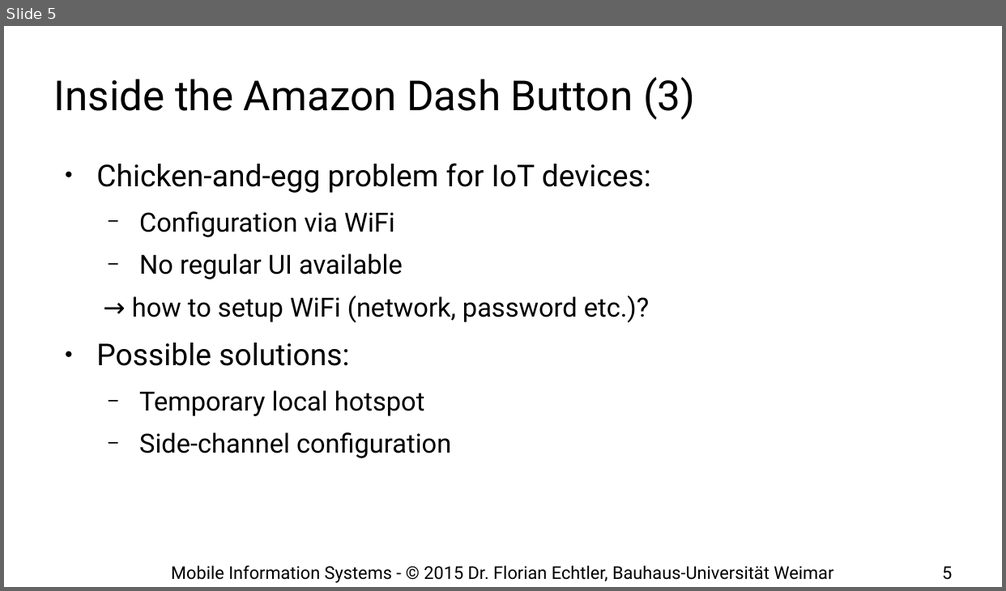
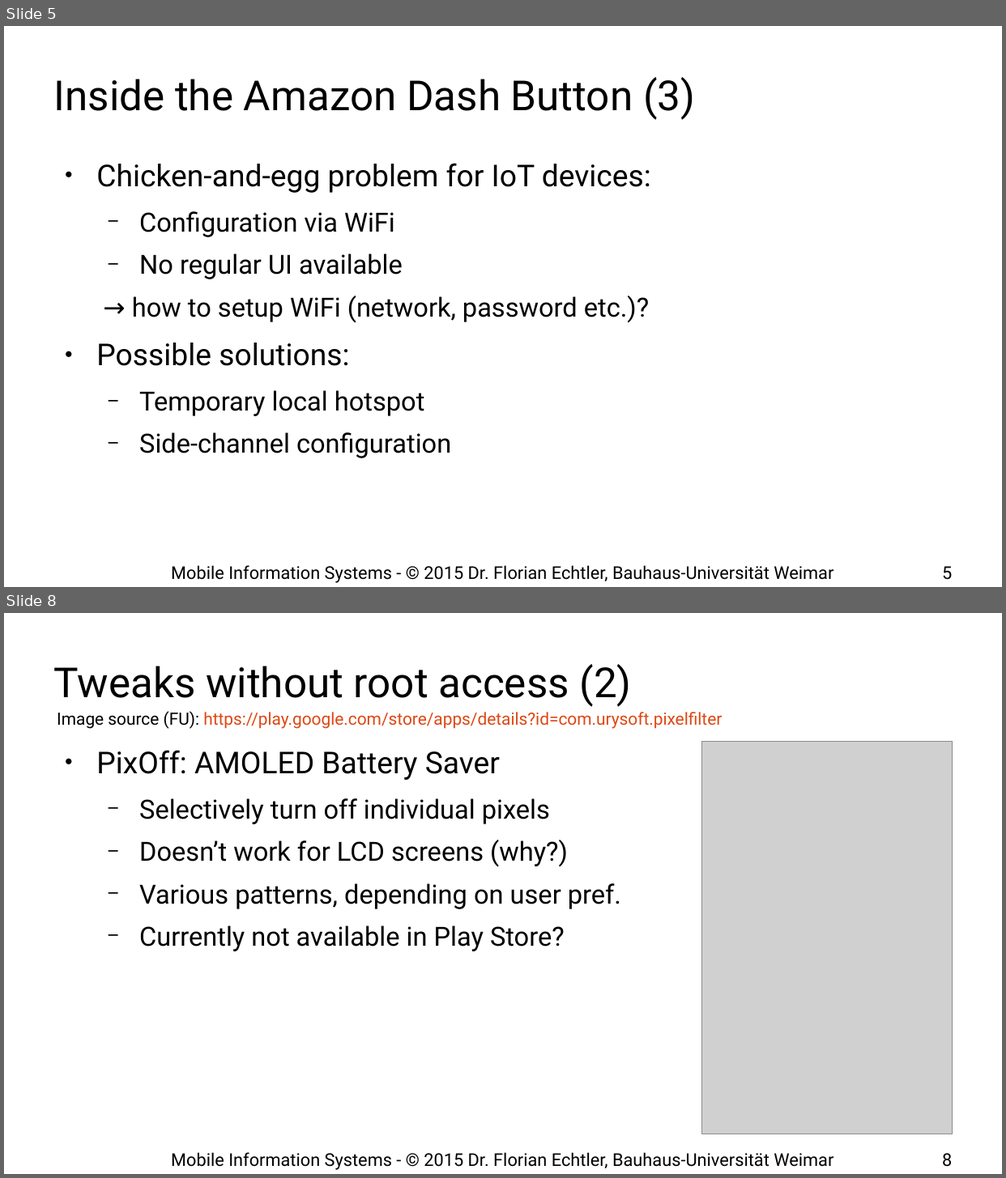
Before and after one commit to floe/mobile-information-systems, a slide deck: 11-case-studies.odp. Shown one above the other, each under a label of ours: slide 5 before the commit, slides 5 and 8 after it; the slides between them are not shown. The pictures are 1006x591 and 1006x1178 pixels, drawn with LibreOffice and Linux fonts; fonts in the diff are those of the drawing; grey boxes stand for pictures; background and template pictures are left out. Boxes give left, top, right and bottom in pixels: in the first picture for what was removed or moved away, otherwise in the second. Text is boxed around its words. In the diff, an @@ line names an element or a change of style, - is before the commit and + after.

```diff
--- a/11-case-studies.odp
+++ b/11-case-studies.odp
@@ slide 8 added at bbox=[4, 613, 1002, 1174], background #FFFFFF @@
@@ title added at bbox=[54, 664, 632, 707], 33 pt, text #000000 @@
+Tweaks without root access (2)
@@ text added at bbox=[57, 711, 722, 729], 13.5 pt, text #DD4814 @@
+Image source (FU): https://play.google.com/store/apps/details?id=com.urysoft.pixelfilter
@@ text added at bbox=[96, 750, 621, 952], 21 pt, text #000000 @@
+● PixOff: AMOLED Battery Saver
+  − Selectively turn off individual pixels
+  − Doesn’t work for LCD screens (why?)
+  − Various patterns, depending on user pref.
+  − Currently not available in Play Store?
@@ picture added at bbox=[702, 742, 953, 1135] @@
@@ text added at bbox=[171, 1152, 833, 1170], 14 pt, text #000000 @@
+Mobile Information Systems - © 2015 Dr. Florian Echtler, Bauhaus-Universität Weimar
@@ page number added at bbox=[942, 1153, 952, 1167], 14 pt, text #000000 @@
+8
```
Also in this commit, not shown: 5 slides changed, 6 other slides added.
